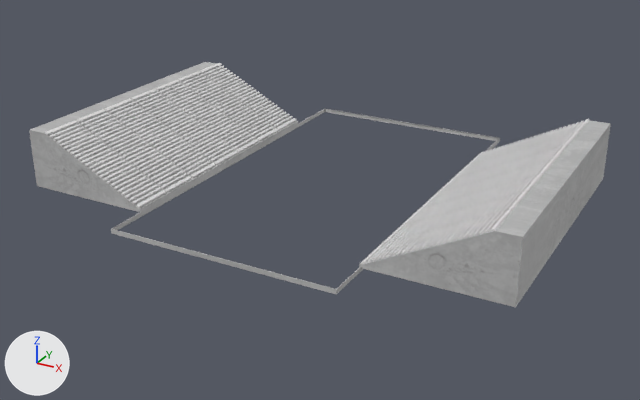
A saved change to the FBX model src/Assets/3D Assets/Models/TS.fbx.
Both versions are drawn from a 50 mm lens placed at (112.3, -210.3, 88.3), pointed at (0.2, -6.6, -13.5). The axes (+X, +Y, +Z) are drawn at lower left. The lights are the same throughout.

The older version as bpy lines, for what is in view:
```python
me_cube_003 = bpy.data.meshes.new('Cube.003')
me_cube_003.from_pydata(...)  # 3068 vertices, 2936 faces; spans x -69.5..69.5, y -57.5..56.2, z -10.1..8.3
# faces by material slot: [1116, 1820]
me_cube_003.materials.append(mat_concrete034_001)  # picture img_concrete034_1k_color_png
me_cube_003.materials.append(mat_concrete030_001)  # its picture is missing
ob_ts = bpy.data.objects.new('TS', me_cube_003)
ob_ts.location = (0.0, 0.0, 0.0)
```
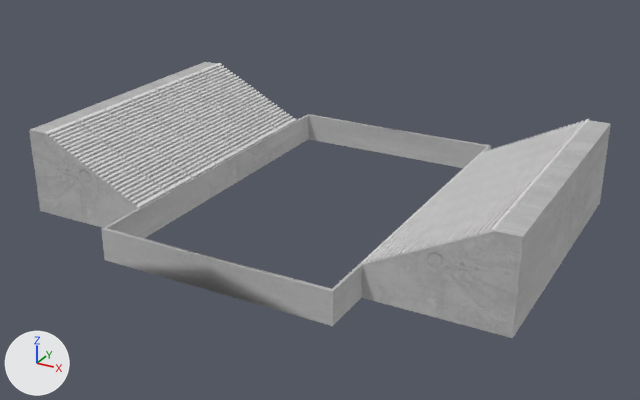
What the commit changed:
me_cube_003 is used by ob_ts; location (0.0, 0.0, 0.0).
me_cube_003 had 3068 vertices, 2936 faces and spanned x -69.5..69.5, y -57.5..56.2, z -10.1..8.3.
me_cube_003 now has 3128 vertices, 3010 faces and spans x -69.5..69.5, y -60.3..45.1, z -16.6..8.3.
Part 1, on me_cube_003:
60 vertices are removed from x -32.9..32.9, y -57.5..56.2, z -10.1..-8.9.
62 faces are deleted.
36 new vertices lie (0.0, 0.0, -7.7) away from vertices in x -69.5..69.5, y -45.9..36.9, z -8.9.
12 new vertices lie (-36.6, 0.0, 0.0) away from vertices in x 69.5, y -34.4..25.4, z -16.6.
12 new vertices lie (0.0, 7.0, 0.0) away from vertices in x -32.9..32.9, y 36.9, z -16.6..-7.9.
12 new vertices lie (0.0, -13.4, 0.0) away from vertices in x -32.9..32.9, y -45.9, z -16.6..-7.9.
12 new vertices lie (36.6, 0.0, 0.0) away from vertices in x -69.5, y -34.4..25.4, z -16.6.
10 new vertices lie (0.0, 1.2, 0.0) away from vertices in x -32.9..32.9, y 43.9, z -16.6..-7.9.
10 new vertices lie (0.0, -1.0, 0.0) away from vertices in x -32.9..32.9, y -59.3, z -16.6..-7.9.
10 new vertices lie (-32.2, 0.0, 0.0) away from vertices in x 32.2, y -60.3..45.1, z -16.6..-7.9.
6 new vertices lie (0.0, 0.0, -1.0) away from vertices in x -32.2..32.2, y -60.3..45.1, z -7.9.
136 new faces join them, mat_concrete034_001 (picture img_concrete034_1k_color_png).

Pixel boxes [x1, y1, x2, y2] of what changed, in the pictures (640 x 400 px):
'TS', reshaped (13% taller)
    before: [29, 62, 611, 307]
    after: [29, 62, 611, 338]
part 1 of me_cube_003, built on
    before: [111, 109, 500, 294]
    after: [37, 114, 603, 338]
